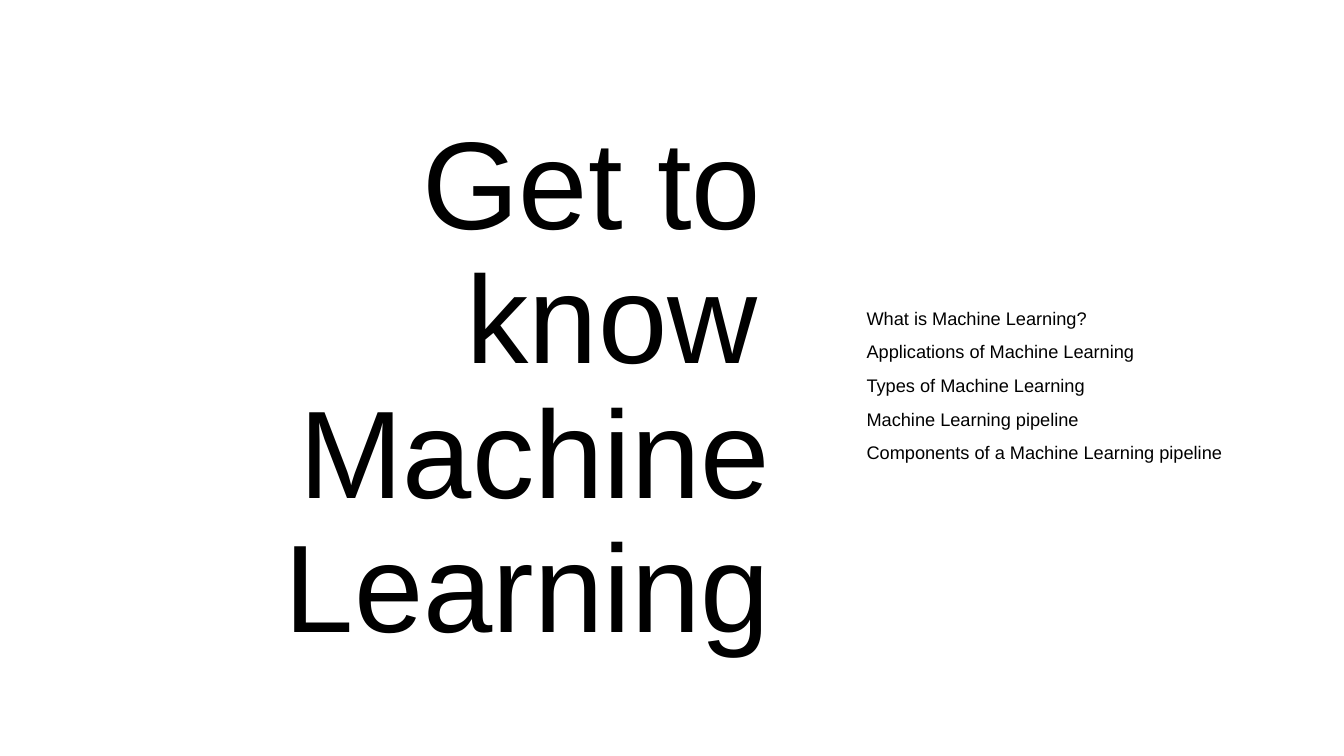
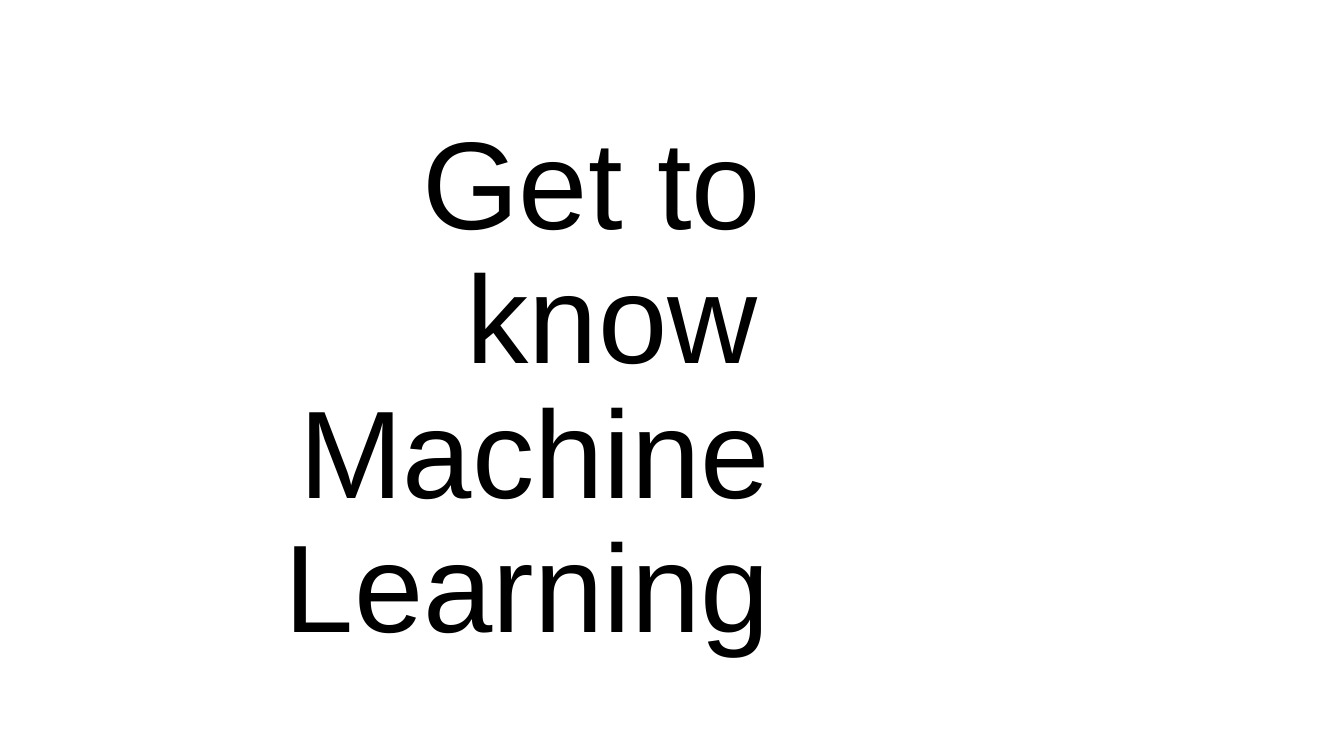
Before and after one commit to Ahsan-ShakoorK/NSU_ML, a slide deck: slide 12 of lectures/NSU Machine Learning — Lecture 1_ Introduction.pptx. Drawn at 1344x756 pixels with LibreOffice and Linux fonts; fonts in the diff are those of the drawing; background and template pictures are left out. Boxes give left, top, right and bottom in pixels: in the first picture for what was removed or moved away, otherwise in the second. Text is boxed around its words. In the diff, an @@ line names an element or a change of style, - is before the commit and + after.

```diff
--- a/lectures/NSU Machine Learning — Lecture 1_ Introduction.pptx
+++ b/lectures/NSU Machine Learning — Lecture 1_ Introduction.pptx
@@ text removed at (867, 311, 1087, 329) @@
-What is Machine Learning?
@@ text removed at (867, 345, 1134, 362) @@
-Applications of Machine Learning
@@ text removed at (867, 378, 1085, 396) @@
-Types of Machine Learning
@@ text removed at (867, 412, 1079, 430) @@
-Machine Learning pipeline
@@ text removed at (867, 445, 1222, 463) @@
-Components of a Machine Learning pipeline
```
Also in this commit, not shown: 4 other slides changed.
